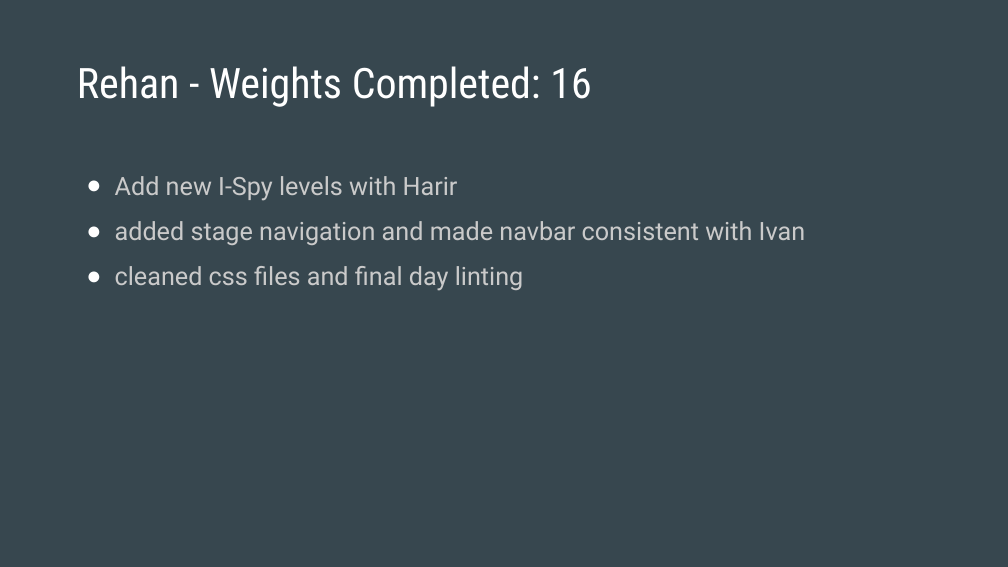
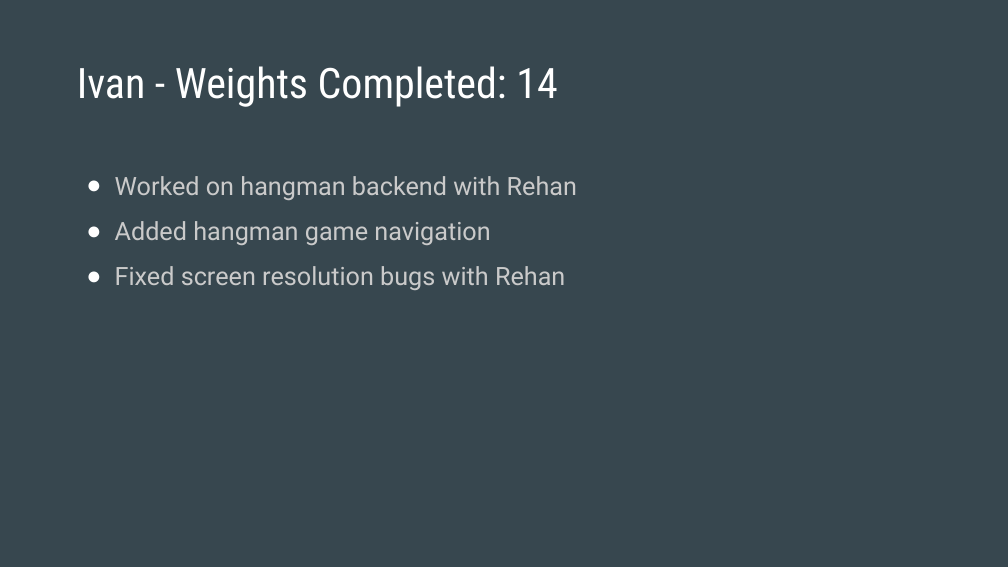
Before and after one commit to rehan-code/Game-Library-Web-App, a slide deck: slide 6 of CIS4250_Retrospective.pptx. Drawn at 1008x567 pixels with LibreOffice and Linux fonts; fonts in the diff are those of the drawing. Boxes give left, top, right and bottom in pixels: in the first picture for what was removed or moved away, otherwise in the second. Text is boxed around its words. In the diff, an @@ line names an element or a change of style, - is before the commit and + after.

```diff
--- a/CIS4250_Retrospective.pptx
+++ b/CIS4250_Retrospective.pptx
@@ title at [77,66,557,107]: text changed @@
-Rehan - Weights Completed: 16
+Ivan - Weights Completed: 14
@@ text at [115,176,577,290]: text changed @@
-● Add new I-Spy levels with Harir
-● added stage navigation and made navbar consistent with Ivan
-● cleaned css files and final day linting
+● Worked on hangman backend with Rehan
+● Added hangman game navigation
+● Fixed screen resolution bugs with Rehan
```
Also in this commit, not shown: 9 other slides changed, 2 slides added, 2 slides removed.
